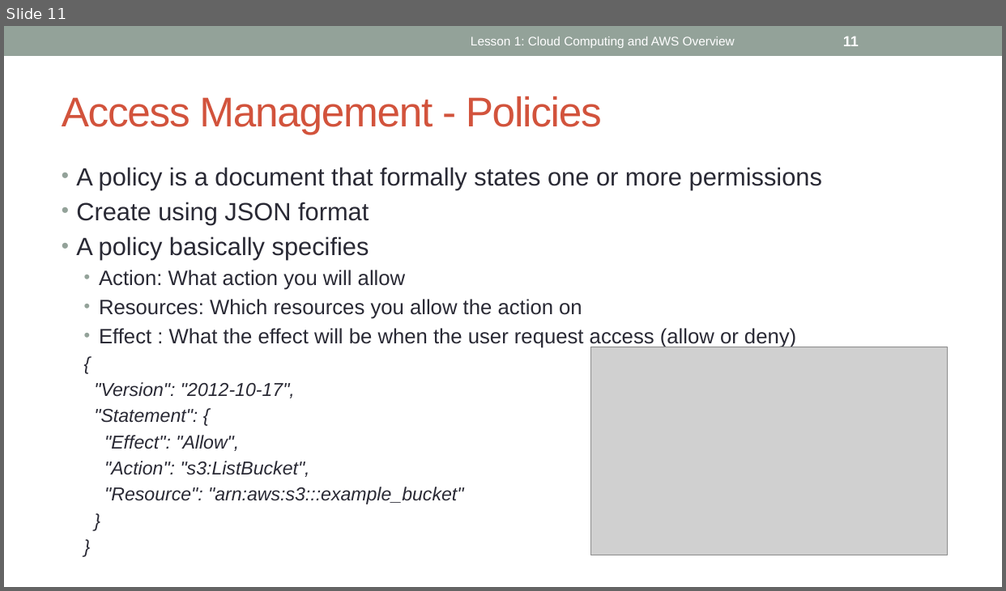
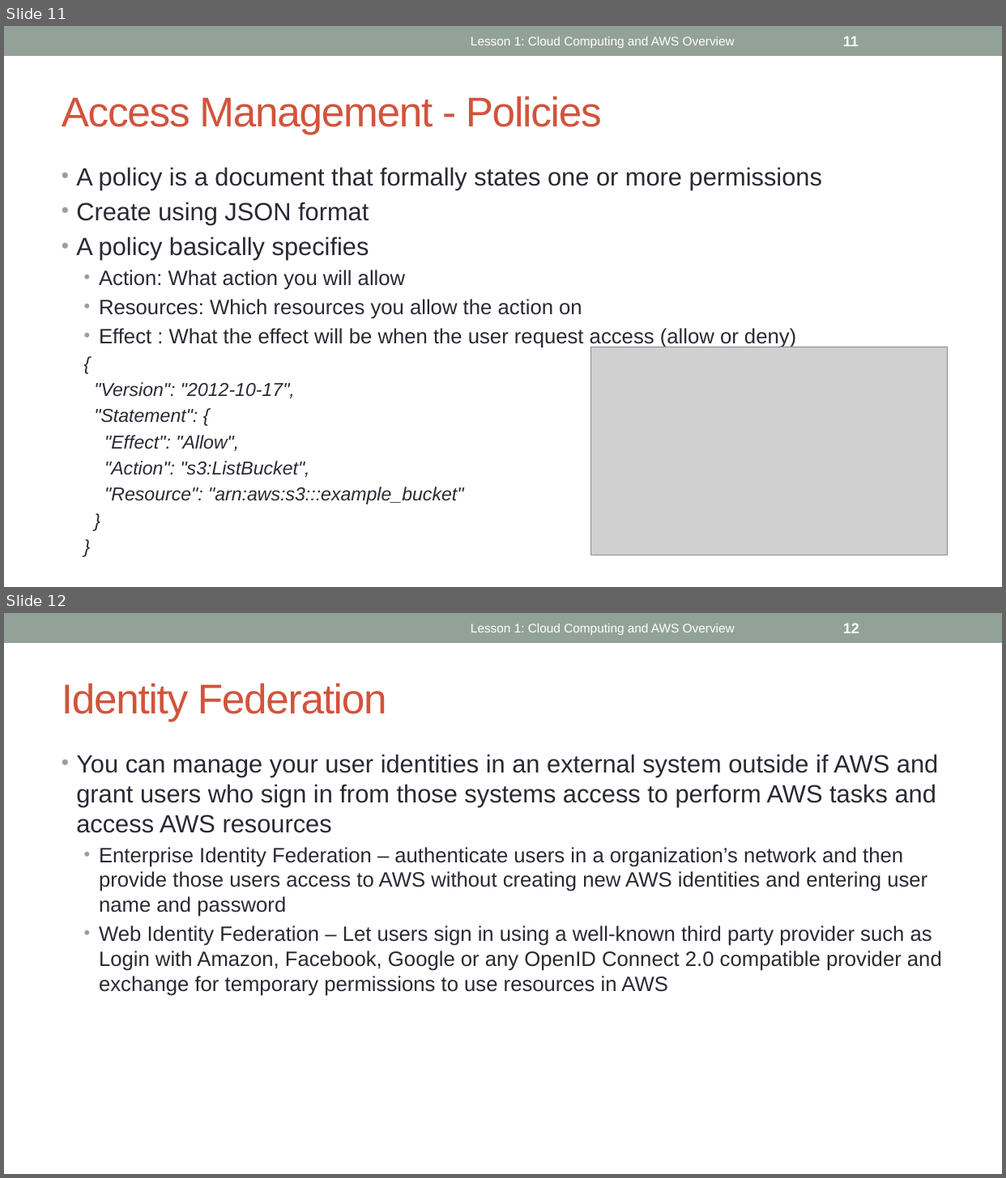
Before and after one commit to ignis01/aws101, a slide deck: aws101-2.pptx. Shown one above the other, each under a label of ours: slide 11 before the commit, slides 11 and 12 after it. The pictures are 1006x591 and 1006x1178 pixels, drawn with LibreOffice and Linux fonts; fonts in the diff are those of the drawing; grey boxes stand for pictures. Boxes give left, top, right and bottom in pixels: in the first picture for what was removed or moved away, otherwise in the second. Text is boxed around its words. In the diff, an @@ line names an element or a change of style, - is before the commit and + after.

```diff
--- a/aws101-2.pptx
+++ b/aws101-2.pptx
@@ slide 12 added at box(4, 613, 1002, 1174), background #FFFFFF; not listed: 1 template element that a slide beside it also shows @@
@@ text added at box(471, 624, 735, 635), 12 pt, text #FFFFFF @@
+Lesson 1: Cloud Computing and AWS Overview
@@ page number added at box(843, 623, 859, 633), 14 pt, text #FFFFFF, bold @@
+12
@@ title added at box(62, 683, 387, 722), 40 pt, text #D2533C @@
+Identity Federation
@@ text added at box(76, 754, 942, 996), 20 pt, text #292934 @@
+• You can manage your user identities in an external system outside if AWS and grant users who sign in from those systems access to perform AWS tasks and access AWS resources
+  • Enterprise Identity Federation – authenticate users in a organization’s network and then provide those users access to AWS without creating new AWS identities and entering user name and password
+  • Web Identity Federation – Let users sign in using a well-known third party provider such as Login with Amazon, Facebook, Google or any OpenID Connect 2.0 compatible provider and exchange for temporary permissions to use resources in AWS
```
Also in this commit, not shown: 1 slide changed, 3 other slides added.
